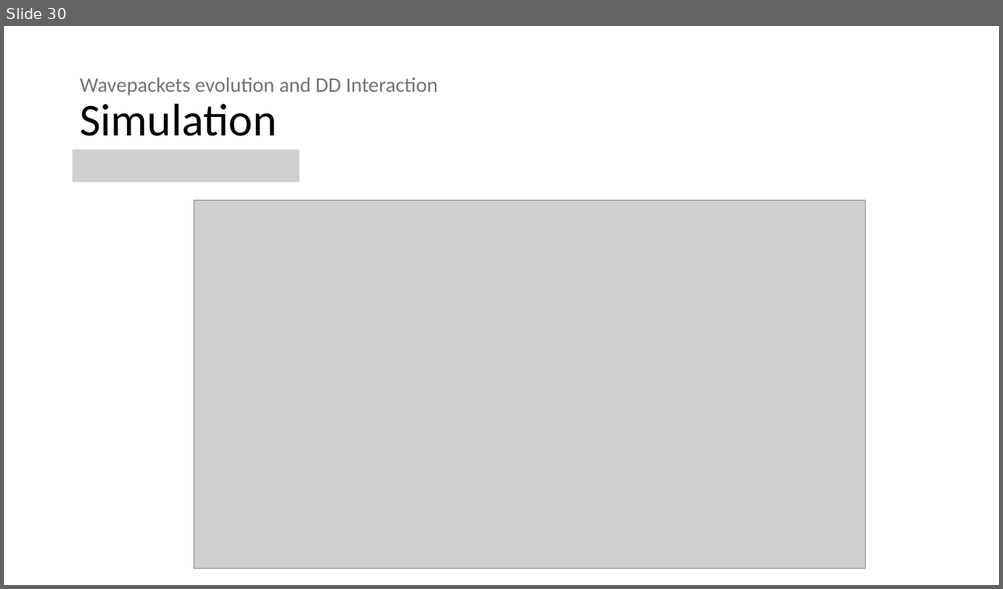
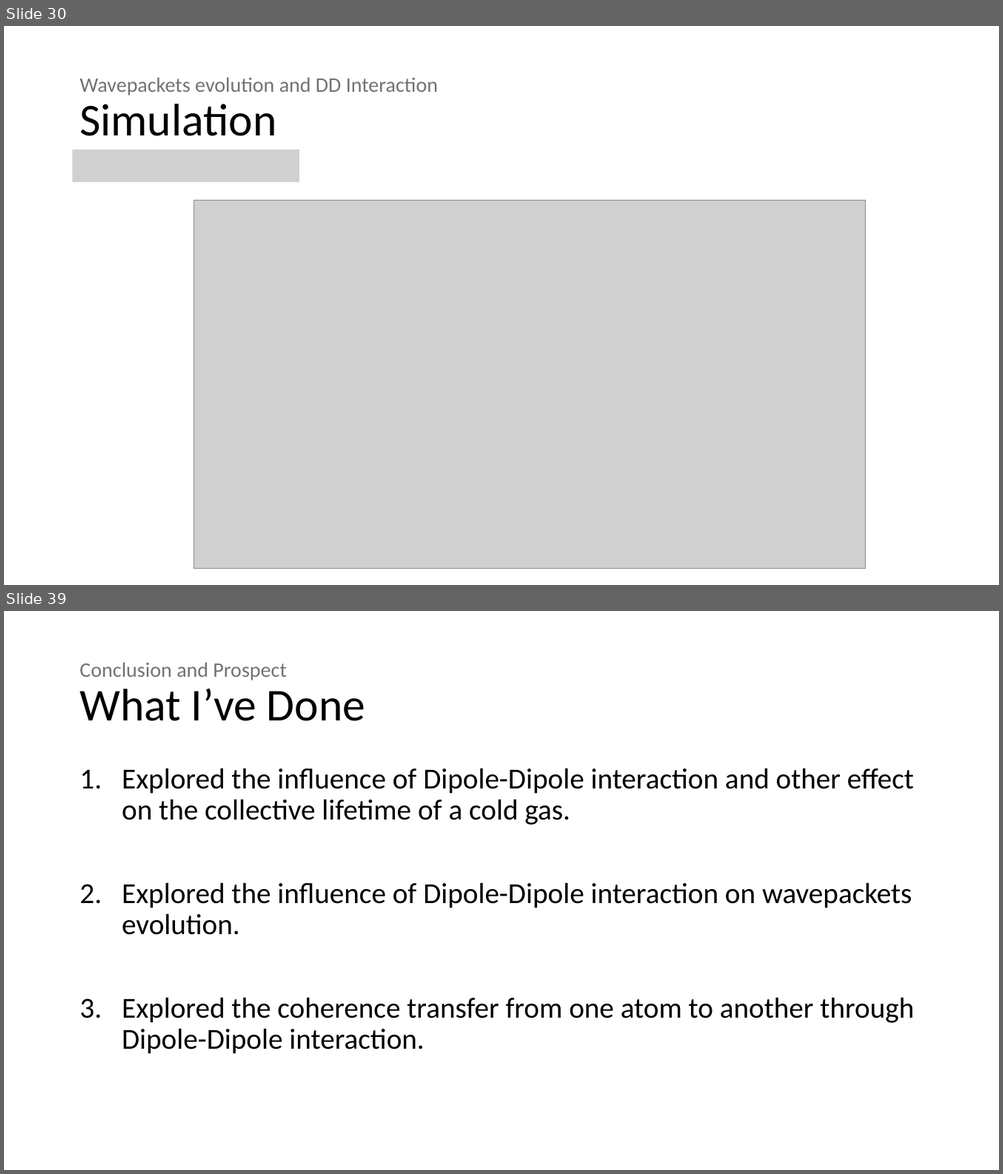
Before and after one commit to 545zhou/PHD-thesis, a slide deck: Presentation1.pptx. Shown one above the other, each under a label of ours: slide 30 before the commit, slides 30 and 39 after it; the slides between them are not shown. The pictures are 1003x589 and 1003x1174 pixels, drawn with LibreOffice and Linux fonts; fonts in the diff are those of the drawing; grey boxes stand for pictures. Boxes give left, top, right and bottom in pixels: in the first picture for what was removed or moved away, otherwise in the second. Text is boxed around its words. In the diff, an @@ line names an element or a change of style, - is before the commit and + after.

```diff
--- a/Presentation1.pptx
+++ b/Presentation1.pptx
@@ slide 39 added at (x1=4, y1=611, x2=999, y2=1170), background #FFFFFF @@
@@ title added at (x1=79, y1=662, x2=365, y2=721), 20 pt, text #767171 @@
+Conclusion and Prospect
+What I’ve Done
@@ text added at (x1=122, y1=768, x2=913, y2=1054), 28 pt, text #000000 @@
+1. Explored the influence of Dipole-Dipole interaction and other effect on the collective lifetime of a cold gas.
+2. Explored the influence of Dipole-Dipole interaction on wavepackets evolution.
+3. Explored the coherence transfer from one atom to another through Dipole-Dipole interaction.
```
Also in this commit, not shown: 2 slides changed, 8 other slides added, 1 slide removed.
